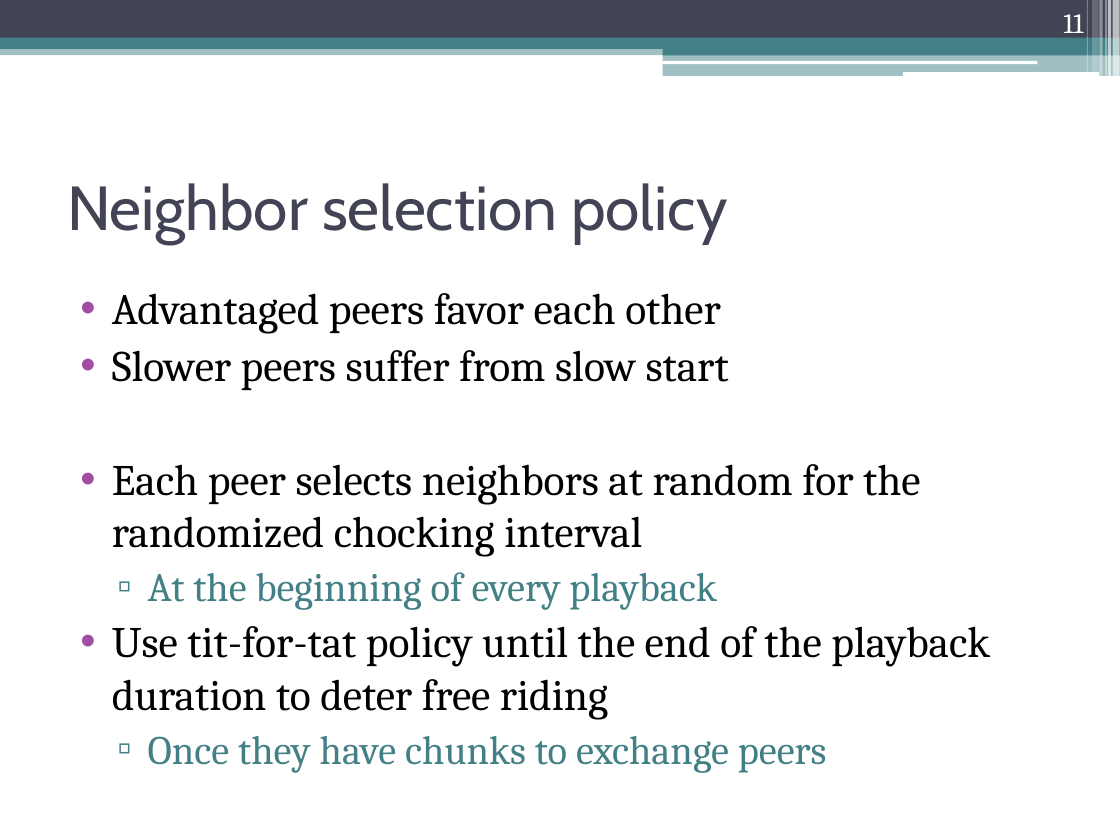
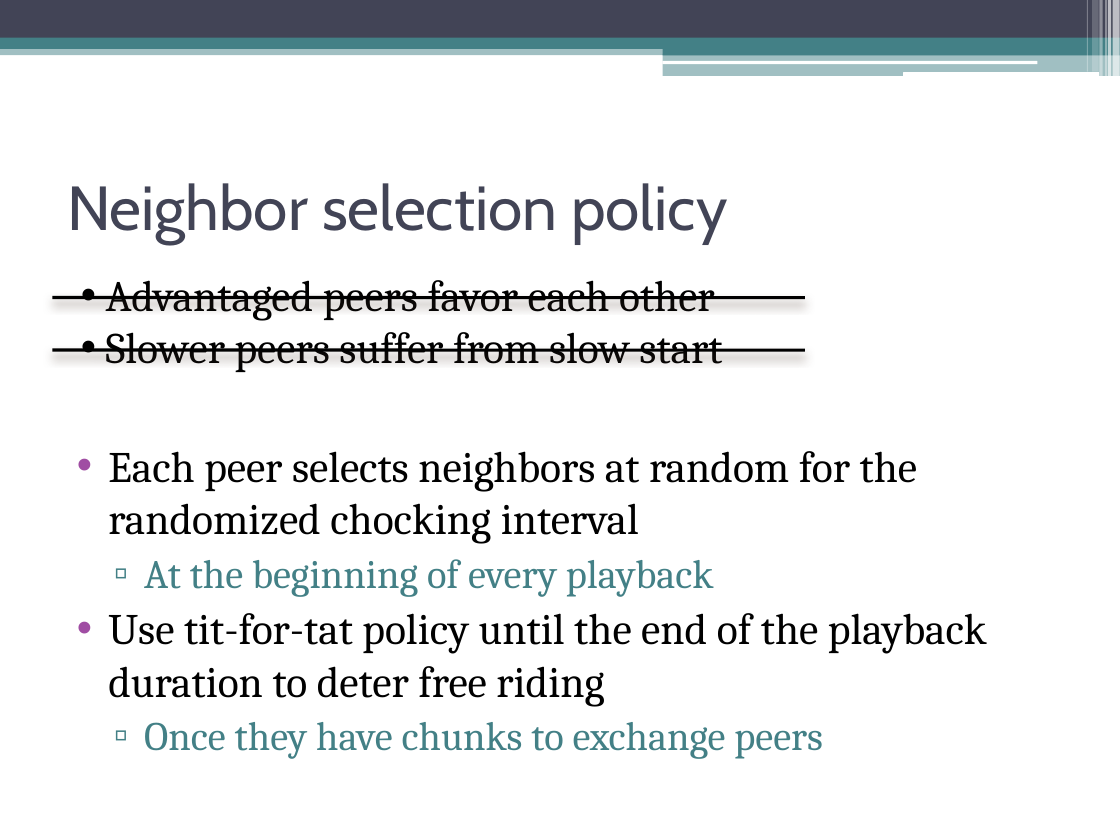
Before and after one commit to sikeh/shanbolishomework, a slide deck: slide 11 of Distributed Computing, Peer-to-Peer and GRIDS/final presentation/ppt/Peer-to-Peer Multimedia Streaming Using BitTorrent.pptx. Drawn at 1120x840 pixels with LibreOffice and Linux fonts; fonts in the diff are those of the drawing. Boxes give left, top, right and bottom in pixels: in the first picture for what was removed or moved away, otherwise in the second. Text is boxed around its words. In the diff, an @@ line names an element or a change of style, - is before the commit and + after.

```diff
--- a/Distributed Computing, Peer-to-Peer and GRIDS/final presentation/ppt/Peer-to-Peer Multimedia Streaming Using BitTorrent.pptx
+++ b/Distributed Computing, Peer-to-Peer and GRIDS/final presentation/ppt/Peer-to-Peer Multimedia Streaming Using BitTorrent.pptx
@@ page number removed at (x1=1063, y1=14, x2=1083, y2=40) @@
-11
@@ line added from (805, 298) to (53, 298), #000000 2 pt @@
@@ text added at (x1=106, y1=280, x2=722, y2=372), 28 pt, text #000000 @@
+• Advantaged peers favor each other
+• Slower peers suffer from slow start
@@ text at (x1=112, y1=293, x2=729, y2=390): paragraphs removed @@
-• Advantaged peers favor each other
-• Slower peers suffer from slow start
@@ line added from (805, 351) to (53, 349), #000000 2 pt @@
@@ text "Each peer selects neighbors at ..." moved from (x1=112, y1=293, x2=990, y2=773) to (x1=108, y1=451, x2=987, y2=759) @@
```
Also in this commit, not shown: 12 other slides changed, 1 slide added, 1 slide removed.
